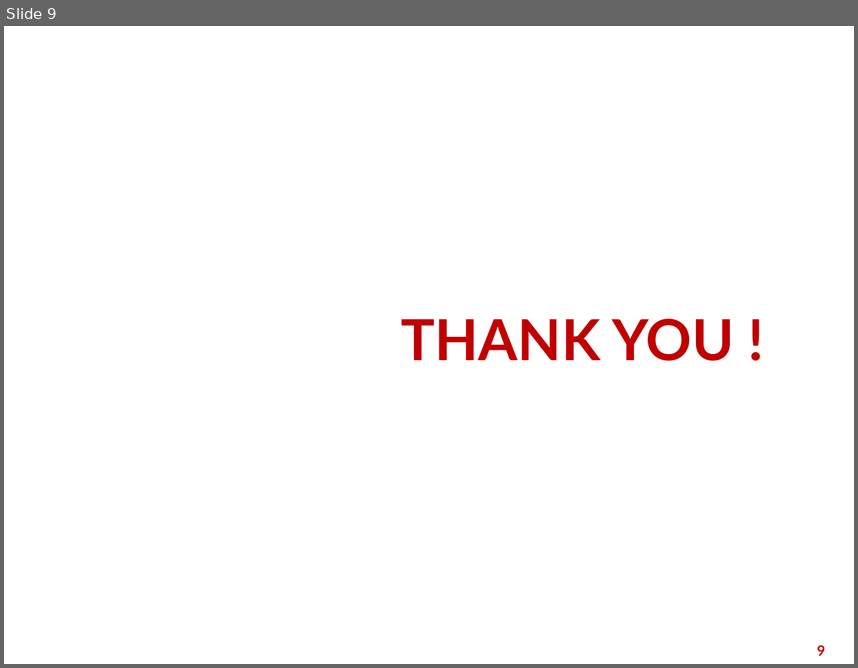
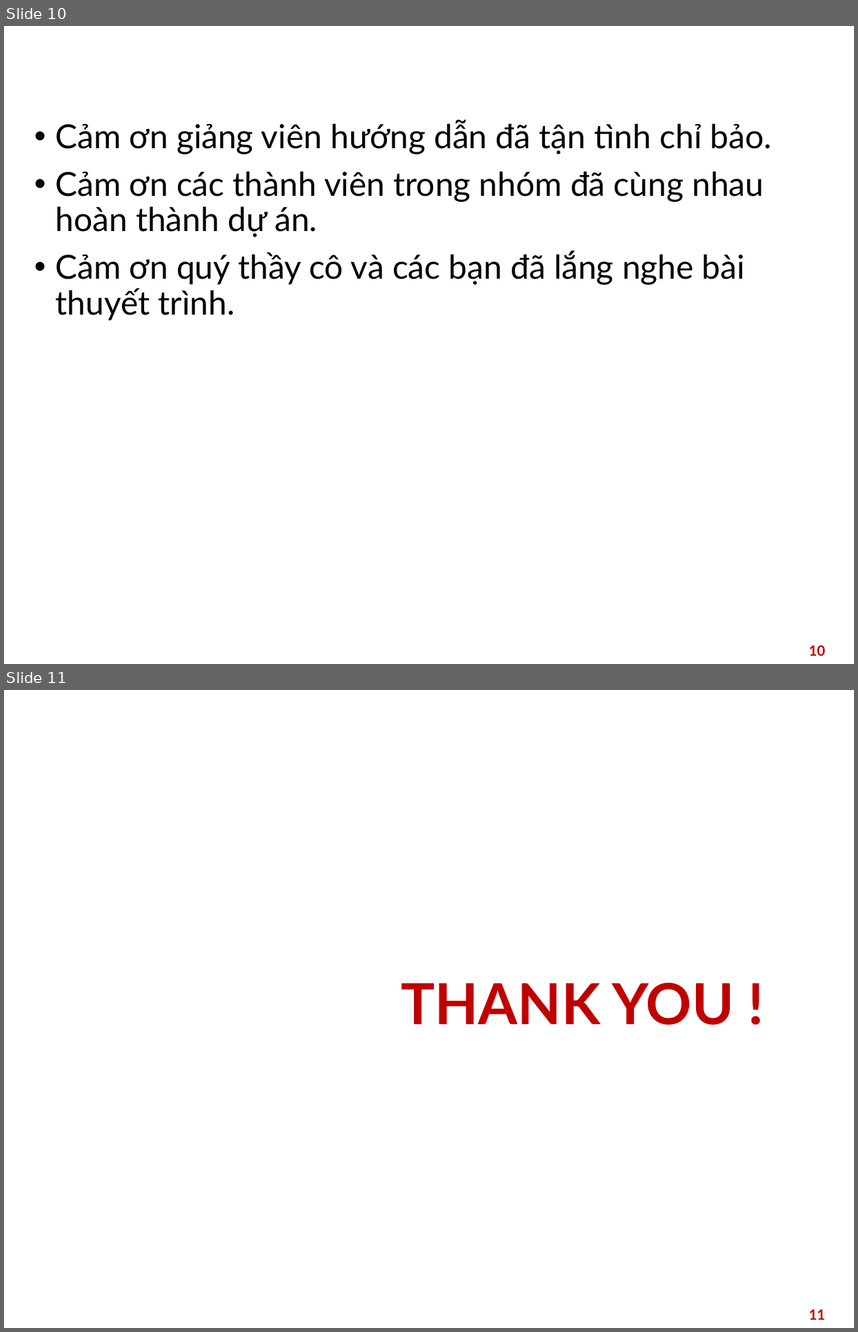
Before and after one commit to ng-ha/shop-quan-ao, a slide deck: slide-nhom-1-project-1-shop-quan-ao.pptx. Shown one above the other, each under a label of ours: slide 9 before the commit, slides 10 and 11 after it. The pictures are 858x668 and 858x1332 pixels, drawn with LibreOffice and Linux fonts; fonts in the diff are those of the drawing; background and template pictures are left out. Boxes give left, top, right and bottom in pixels: in the first picture for what was removed or moved away, otherwise in the second. Text is boxed around its words. In the diff, an @@ line names an element or a change of style, - is before the commit and + after.

```diff
--- a/slide-nhom-1-project-1-shop-quan-ao.pptx
+++ b/slide-nhom-1-project-1-shop-quan-ao.pptx
@@ slide 10 added at box(4, 26, 854, 664), background picture (left out) @@
@@ title added at box(56, 124, 168, 149), 28 pt, text #FFFFFF, bold @@
+Lời cảm ơn
@@ text added at box(56, 119, 772, 321), 28 pt, text #000000 @@
+• Cảm ơn giảng viên hướng dẫn đã tận tình chỉ bảo.
+• Cảm ơn các thành viên trong nhóm đã cùng nhau hoàn thành dự án.
+• Cảm ơn quý thầy cô và các bạn đã lắng nghe bài thuyết trình.
@@ page number added at box(809, 645, 826, 655), 12 pt, text #C00000, bold @@
+10
@@ what was slide 9 is now slide 11 @@
@@ page number at box(809, 1309, 826, 1319): text changed @@
-9
+11
```
Also in this commit, not shown: 8 other slides added, 7 slides removed.
